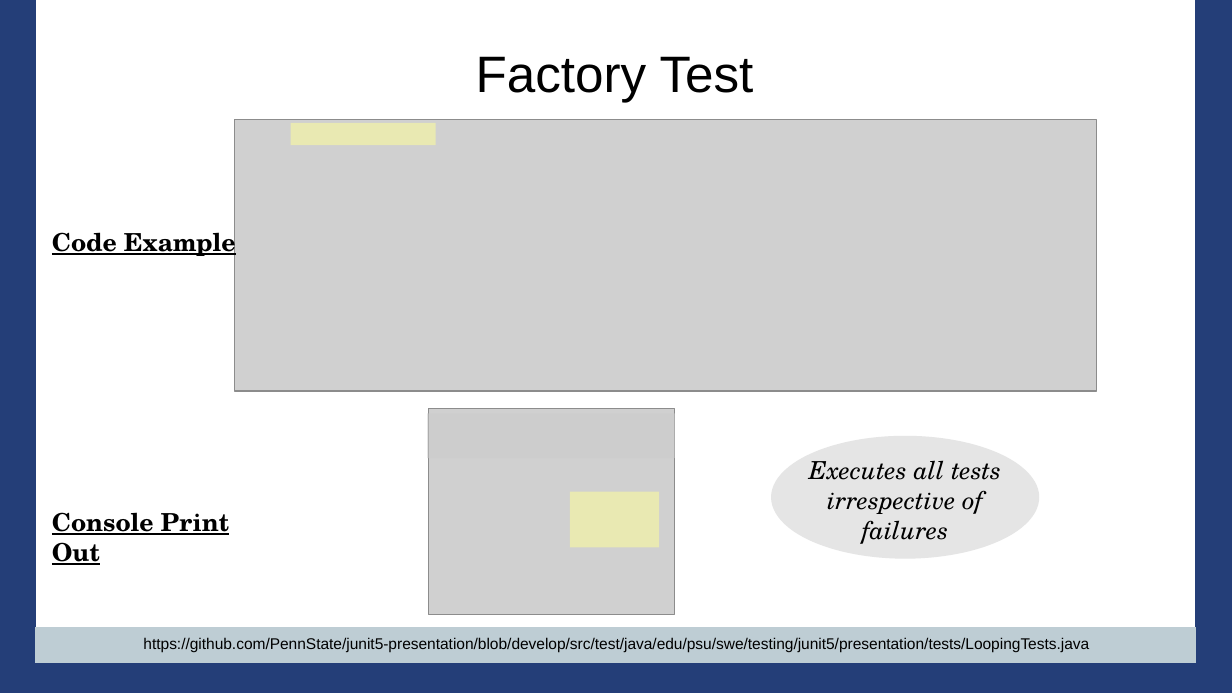
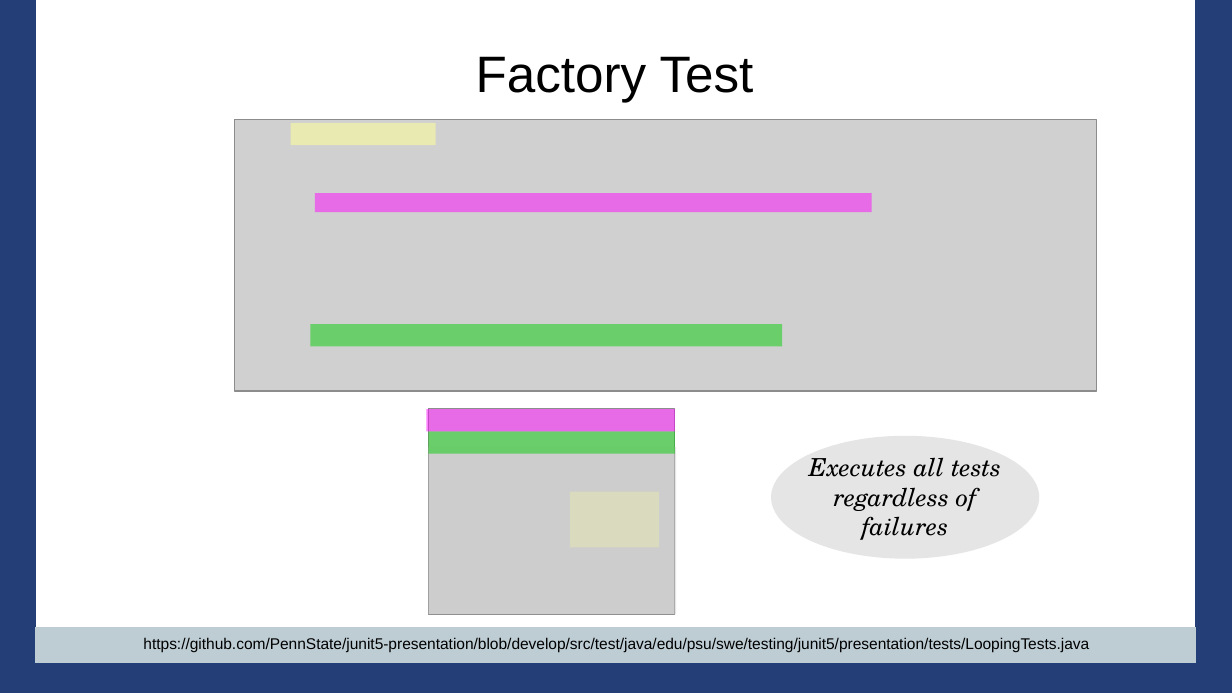
Before and after one commit to PennState/junit5-presentation, a slide deck: slide 64 of src/site/presentation/Junit5_Presentation_JavaOne_2016.odp (slide 62 before the commit). Drawn at 1232x693 pixels with LibreOffice and Linux fonts; fonts in the diff are those of the drawing; grey boxes stand for pictures; background and template pictures are left out. Boxes give left, top, right and bottom in pixels: in the first picture for what was removed or moved away, otherwise in the second. Text is boxed around its words. In the diff, an @@ line names an element or a change of style, - is before the commit and + after.

```diff
--- a/src/site/presentation/Junit5_Presentation_JavaOne_2016.odp
+++ b/src/site/presentation/Junit5_Presentation_JavaOne_2016.odp
@@ rectangle added at (315, 193, 872, 212), fill #FF00FF at 49% opacity @@
@@ title removed at (52, 225, 236, 259) @@
-Code Example
@@ rectangle added at (311, 324, 783, 347), fill #00CC00 at 49% opacity @@
@@ rectangle added at (426, 409, 674, 432), fill #FF00FF at 49% opacity @@
@@ rectangle: place and size @@
-rectangle at (427, 414, 675, 458)
+rectangle at (428, 432, 675, 454)
@@ rectangle at (428, 432, 675, 454): fill #CCCCCC at 50% opacity to #00CC00 at 49% opacity @@
@@ rectangle added at (428, 447, 676, 615), fill #CCCCCC at 50% opacity @@
@@ title at (809, 457, 1001, 540): text changed @@
-Executes all tests irrespective of failures
+Executes all tests regardless of failures
@@ title removed at (52, 512, 230, 565) @@
-Console Print Out
```
Also in this commit, not shown: 8 other slides changed, 2 slides added.
